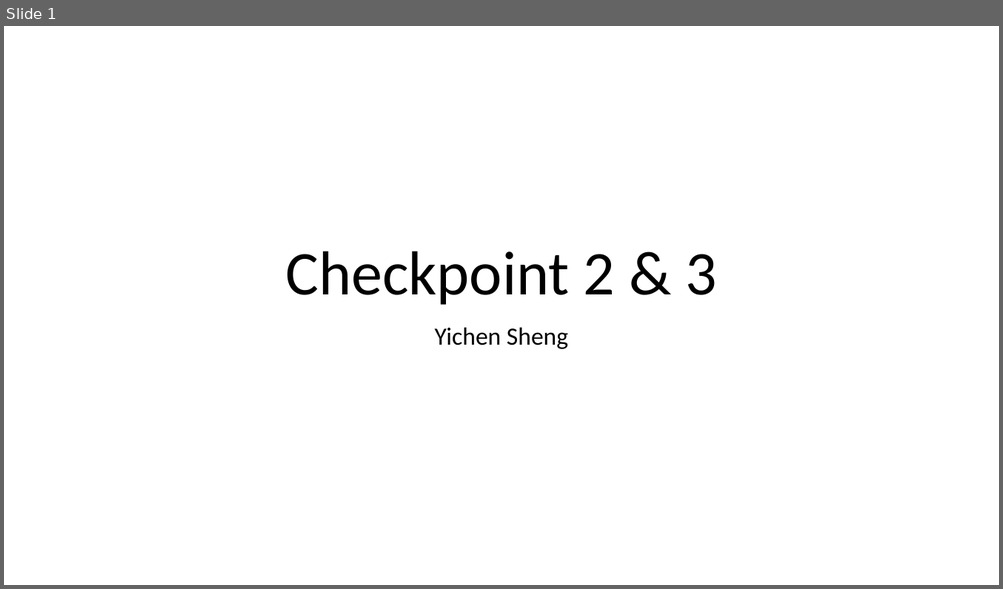
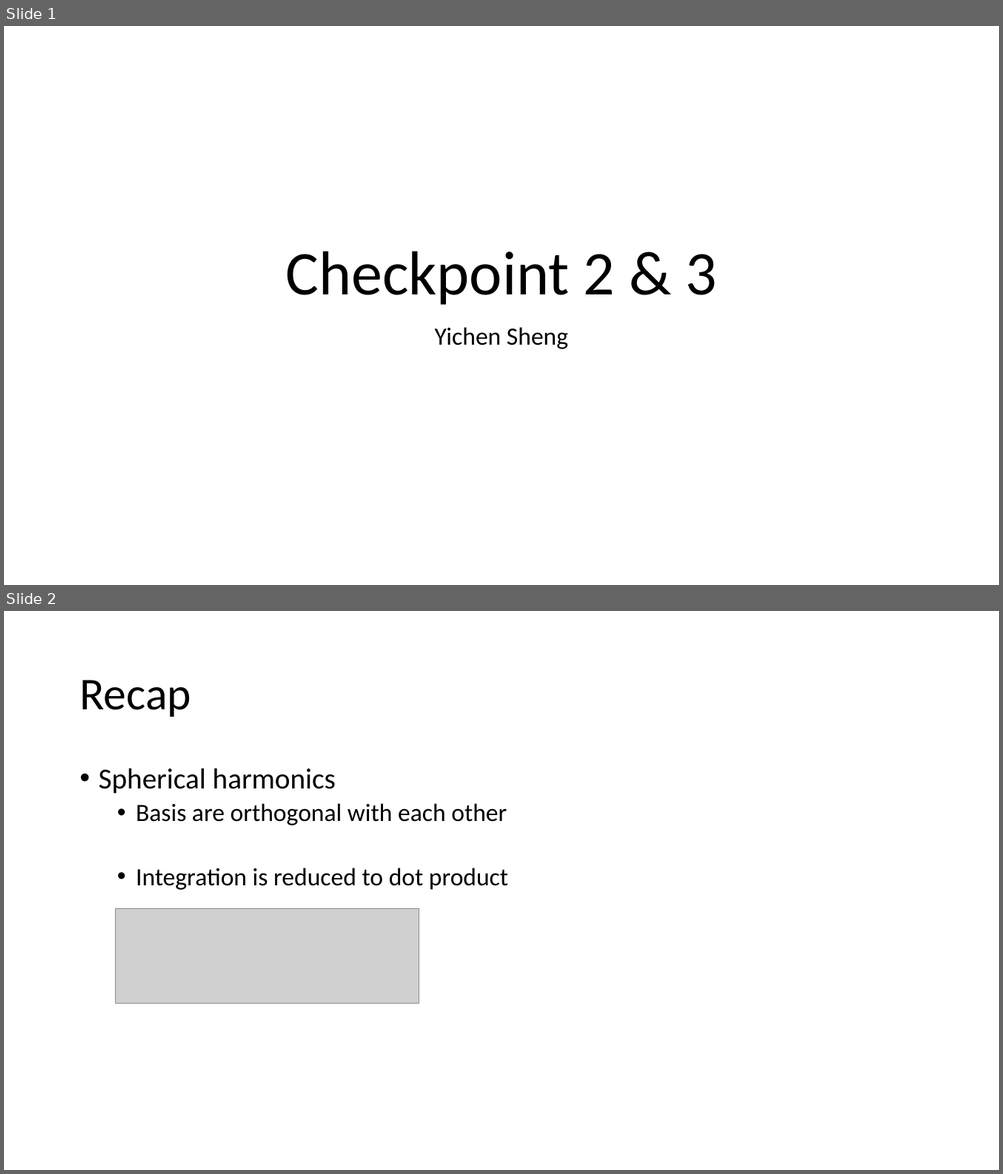
Before and after one commit to ShengCN/Spherical-Harmoincs-Shadows, a slide deck: Checkpoint 2&3.pptx. Shown one above the other, each under a label of ours: slide 1 before the commit, slides 1 and 2 after it. The pictures are 1003x589 and 1003x1174 pixels, drawn with LibreOffice and Linux fonts; fonts in the diff are those of the drawing; grey boxes stand for pictures. Boxes give left, top, right and bottom in pixels: in the first picture for what was removed or moved away, otherwise in the second. Text is boxed around its words. In the diff, an @@ line names an element or a change of style, - is before the commit and + after.

```diff
--- a/Checkpoint 2&3.pptx
+++ b/Checkpoint 2&3.pptx
@@ slide 2 added at bbox=[4, 611, 999, 1170], background #FFFFFF @@
@@ title added at bbox=[79, 680, 190, 717], 44 pt, text #000000 @@
+Recap
@@ text added at bbox=[99, 768, 508, 890], 24 pt, text #000000 @@
+• Spherical harmonics
+  • Basis are orthogonal with each other
+  • Integration is reduced to dot product
@@ picture added at bbox=[116, 908, 420, 1003] @@
```
Also in this commit, not shown: 1 slide changed, 4 other slides added, 2 other files.
